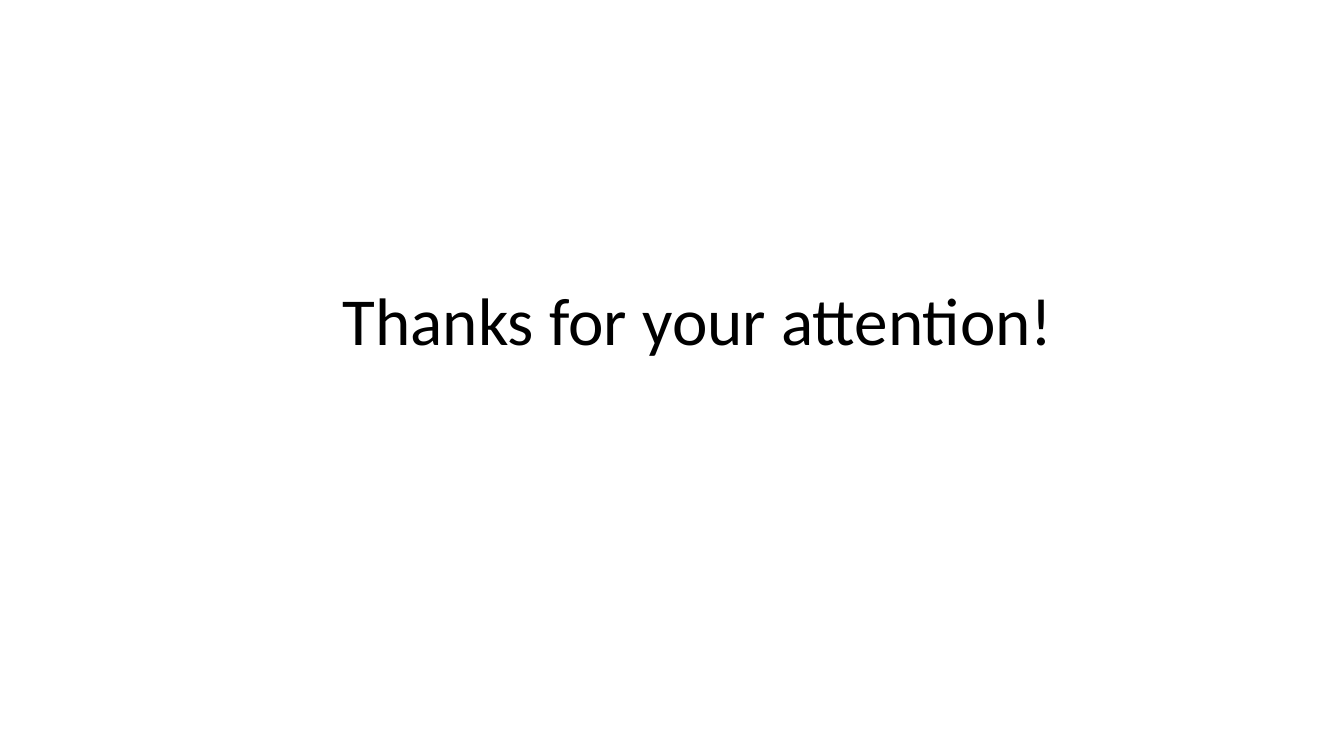
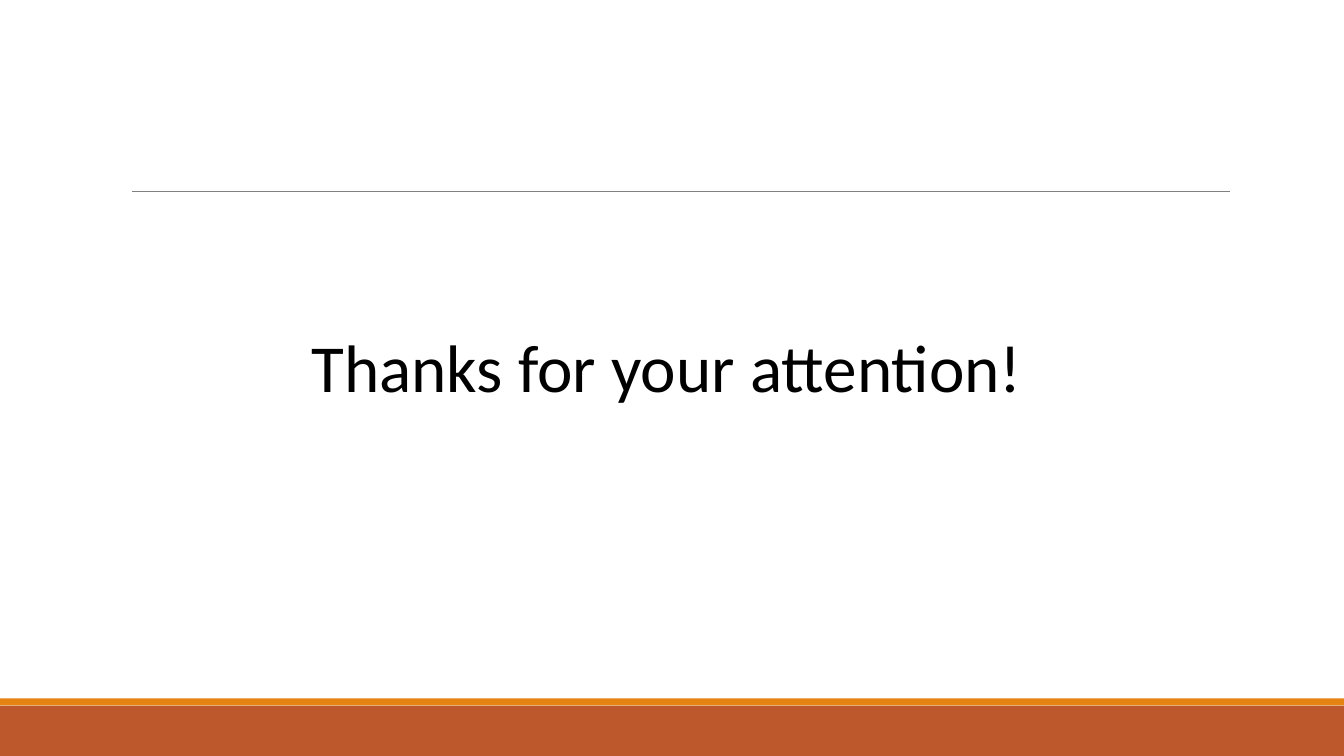
Before and after one commit to eegshou/proj5, a slide deck: slide 11 of Presentation_project5.pptx (slide 10 before the commit). Drawn at 1344x756 pixels with LibreOffice and Linux fonts; fonts in the diff are those of the drawing. Boxes give left, top, right and bottom in pixels: in the first picture for what was removed or moved away, otherwise in the second. Text is boxed around its words. In the diff, an @@ line names an element or a change of style, - is before the commit and + after.

```diff
--- a/Presentation_project5.pptx
+++ b/Presentation_project5.pptx
@@ line added from (132, 192) to (1231, 192), #808080 0.5 pt @@
@@ text "Thanks for your attention!": place and size @@
-text "Thanks for your attention!" at [343,298,1052,356]
+text "Thanks for your attention!" at [311,345,1021,403]
@@ rectangle added at [0,706,1344,756], fill #BD582C @@
@@ rectangle added at [0,699,1344,706], fill #E48312 @@
```
Also in this commit, not shown: 6 other slides changed, 4 slides added, 3 slides removed, 3 other files.
